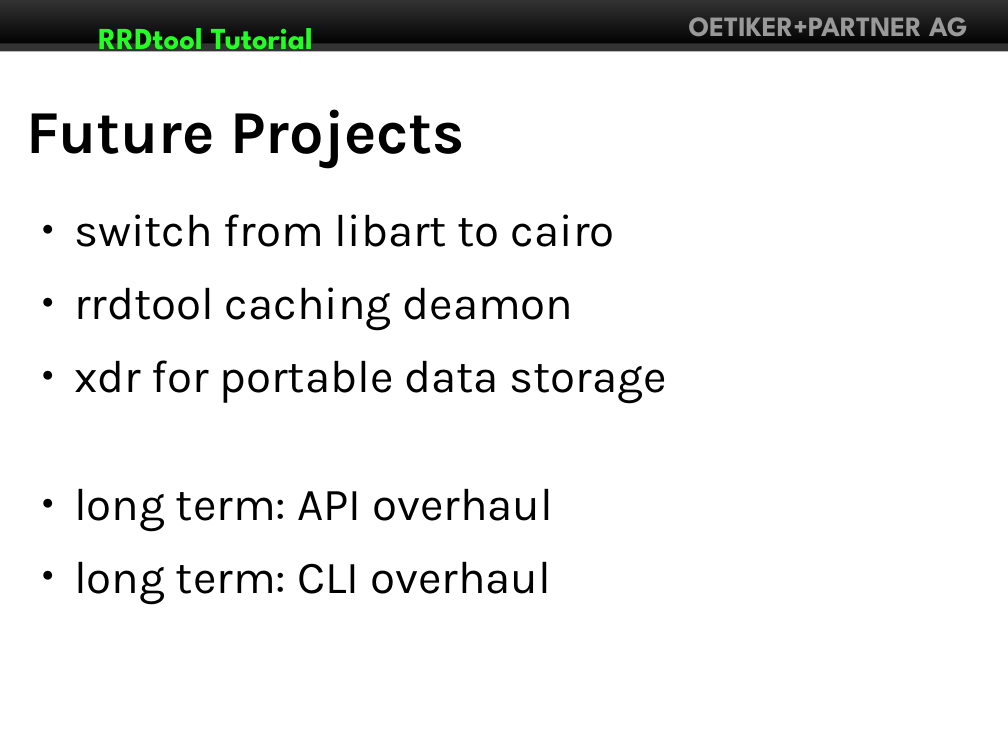
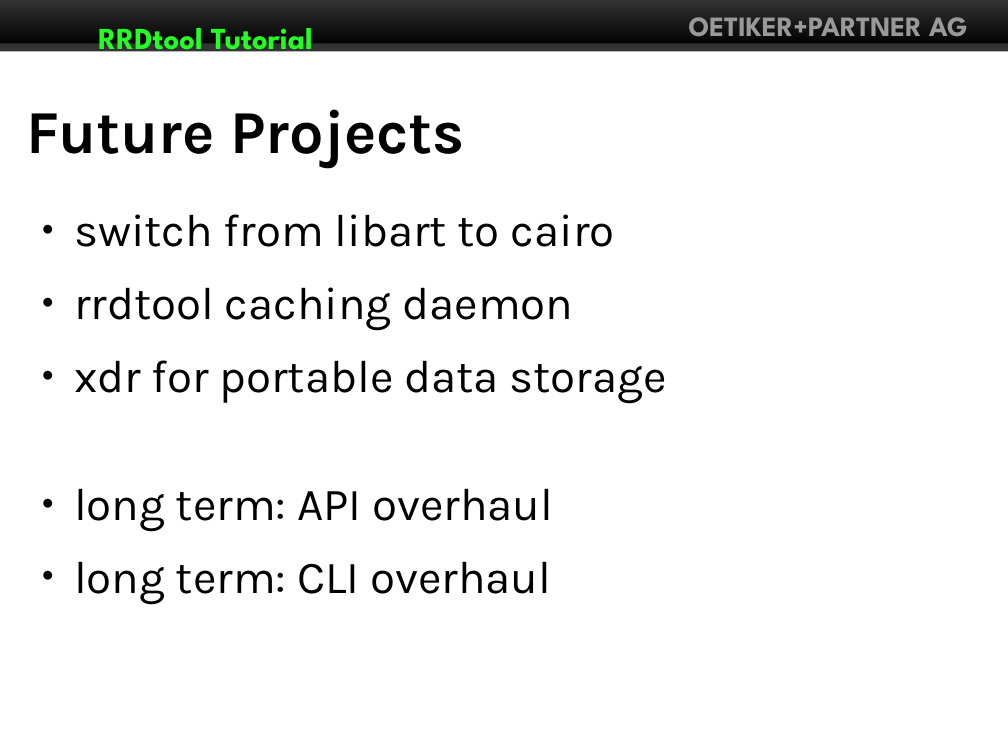
Before and after one commit to Distrotech/rrdtool, a slide deck: slide 46 of tutorial/linuxforum2007/rrdtutorial.odp (slide 45 before the commit). Drawn at 1008x756 pixels with LibreOffice and Linux fonts; fonts in the diff are those of the drawing. Boxes give left, top, right and bottom in pixels: in the first picture for what was removed or moved away, otherwise in the second. Text is boxed around its words. In the diff, an @@ line names an element or a change of style, - is before the commit and + after.

```diff
--- a/tutorial/linuxforum2007/rrdtutorial.odp
+++ b/tutorial/linuxforum2007/rrdtutorial.odp
@@ text at (x1=74, y1=287, x2=574, y2=330): text changed @@
-● rrdtool caching deamon
+● rrdtool caching daemon
```
Also in this commit, not shown: 5 other slides changed, 1 slide added.
